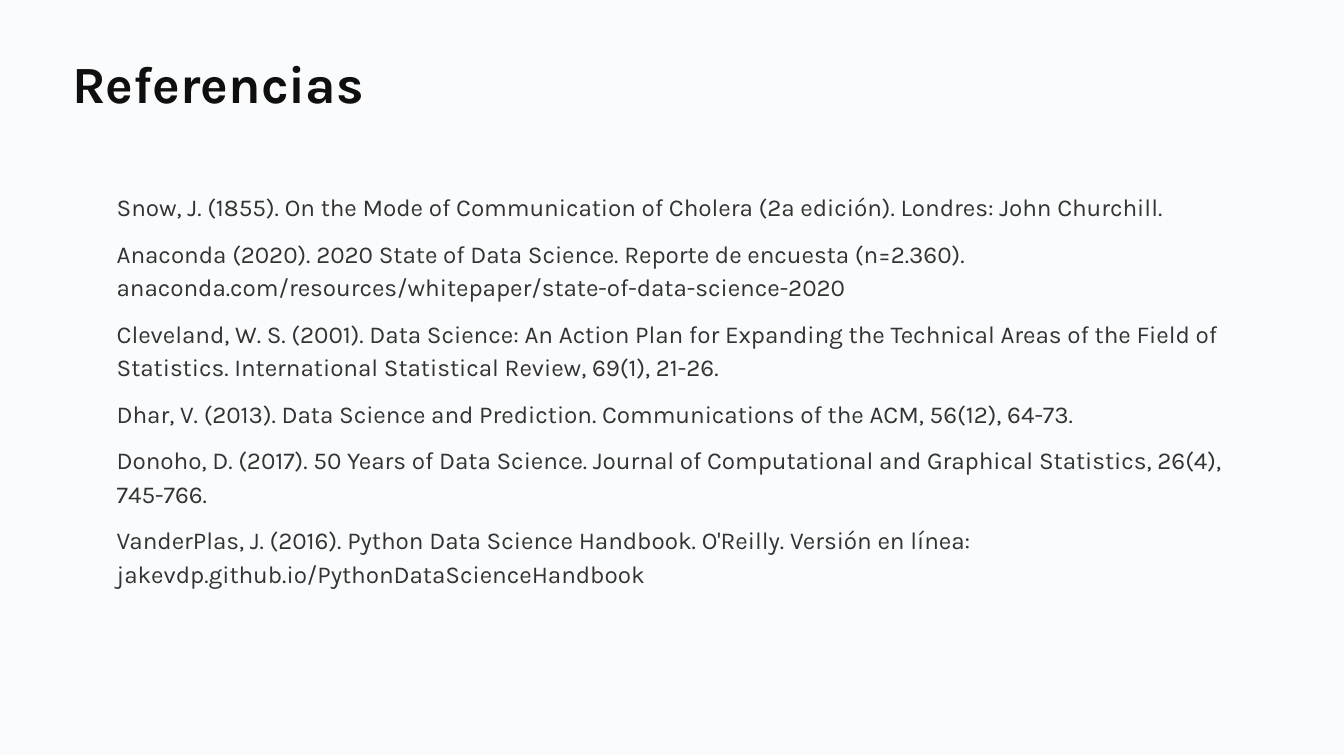
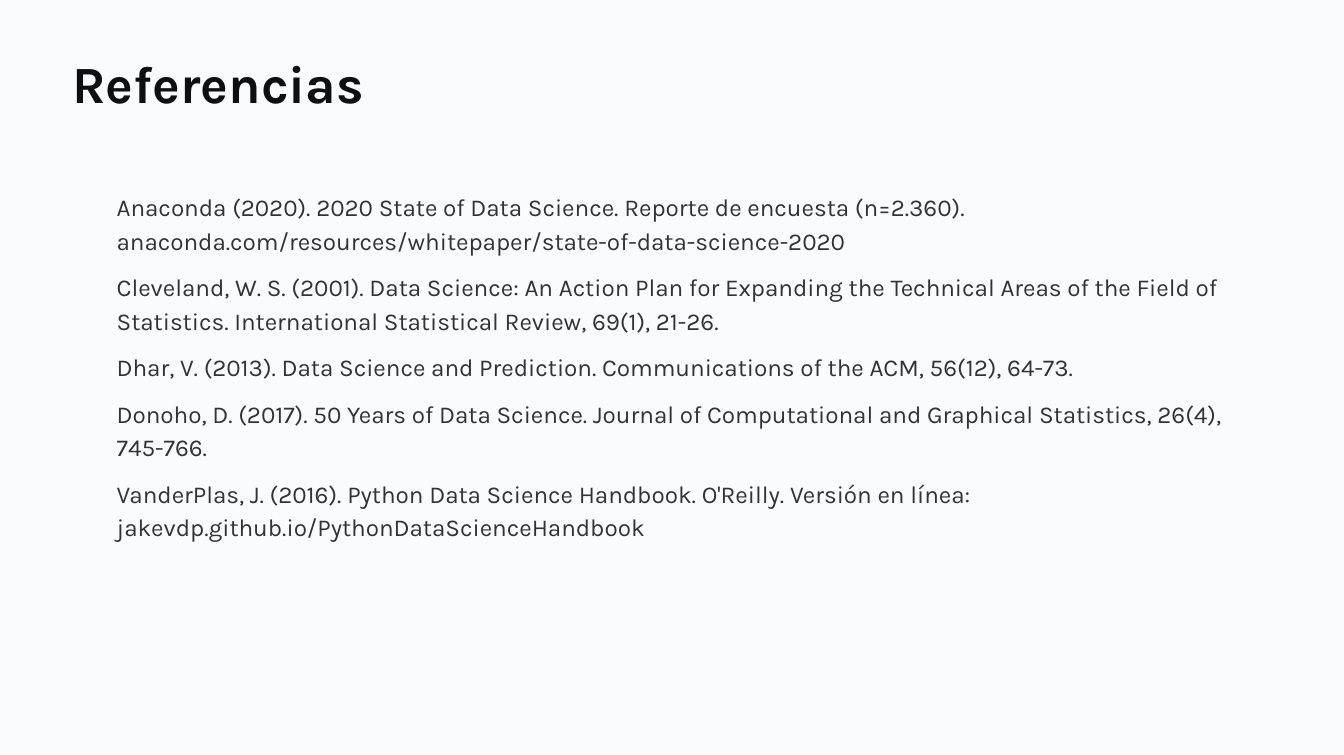
Before and after one commit to daniopitz/diplomado-cdd, a slide deck: slide 27 of presentaciones/clase01_fundamentos_ecosistema.pptx (slide 29 before the commit). Drawn at 1344x755 pixels with LibreOffice and Linux fonts; fonts in the diff are those of the drawing. Boxes give left, top, right and bottom in pixels: in the first picture for what was removed or moved away, otherwise in the second. Text is boxed around its words. In the diff, an @@ line names an element or a change of style, - is before the commit and + after.

```diff
--- a/presentaciones/clase01_fundamentos_ecosistema.pptx
+++ b/presentaciones/clase01_fundamentos_ecosistema.pptx
@@ text at [117, 197, 1162, 219]: paragraph removed @@
-Snow, J. (1855). On the Mode of Communication of Cholera (2ª edición). Londres: John Churchill.
```
Also in this commit, not shown: 2 other slides changed, 2 slides removed, 1 other file.
